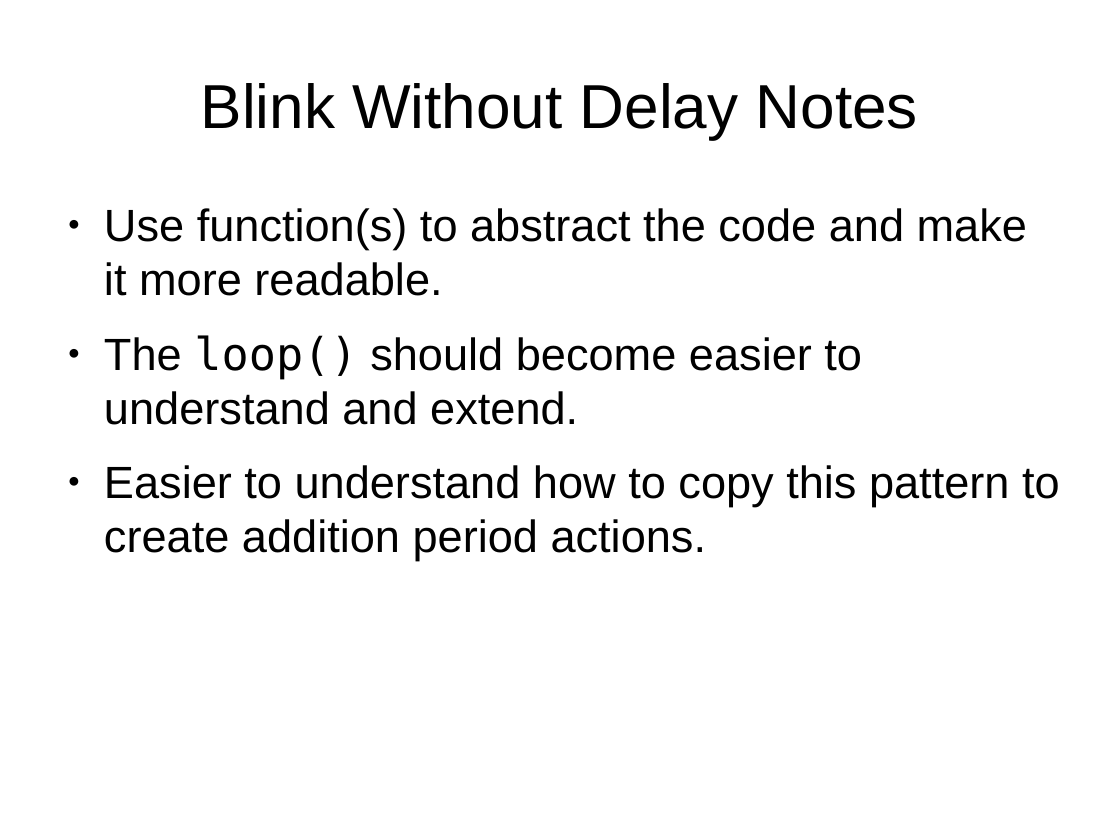
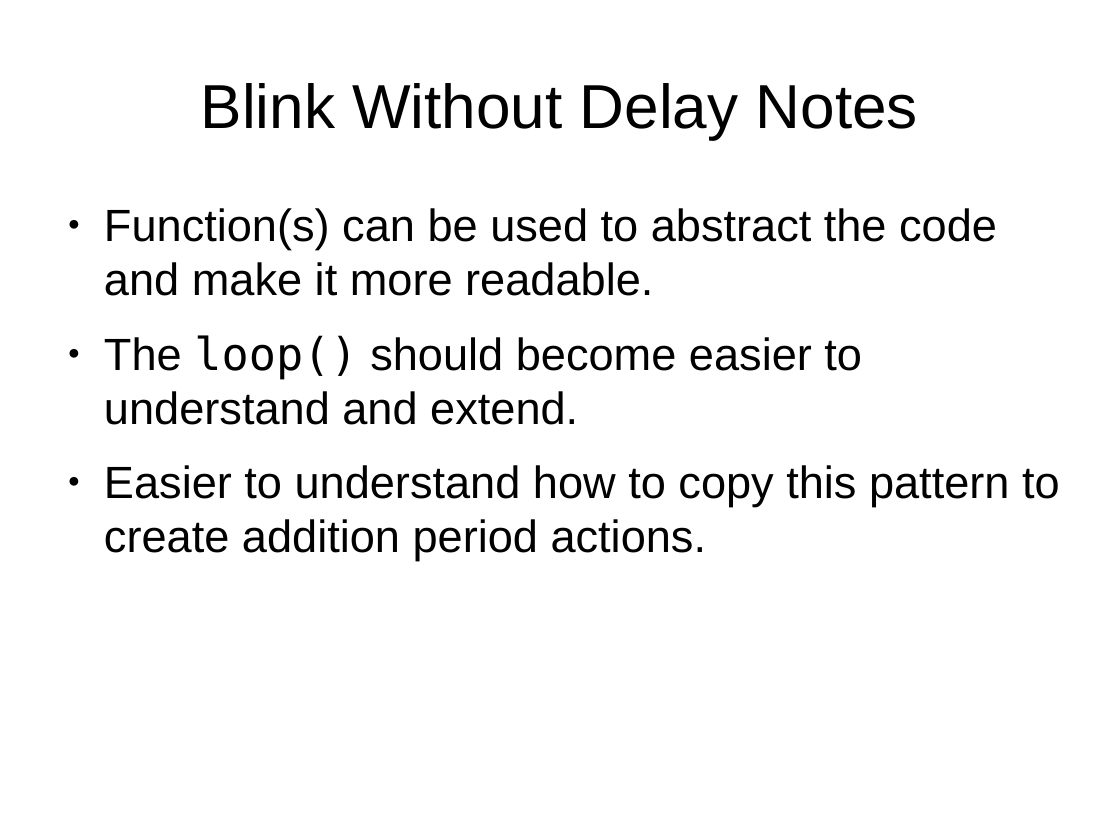
Before and after one commit to mikaelpatel/Cosa-Dolce, a slide deck: slide 4 of Lessons/00.Arduino-examples/02.Digital/Digital.odp (slide 5 before the commit). Drawn at 1120x840 pixels with LibreOffice and Linux fonts; fonts in the diff are those of the drawing. Boxes give left, top, right and bottom in pixels: in the first picture for what was removed or moved away, otherwise in the second. Text is boxed around its words. In the diff, an @@ line names an element or a change of style, - is before the commit and + after.

```diff
--- a/Lessons/00.Arduino-examples/02.Digital/Digital.odp
+++ b/Lessons/00.Arduino-examples/02.Digital/Digital.odp
@@ text at <box>104,208,997,296</box>: text changed @@
-● Use function(s) to abstract the code and make it more readable.
+● Function(s) can be used to abstract the code and make it more readable.
```
Also in this commit, not shown: 6 other slides changed, 1 slide added, 2 other files.
